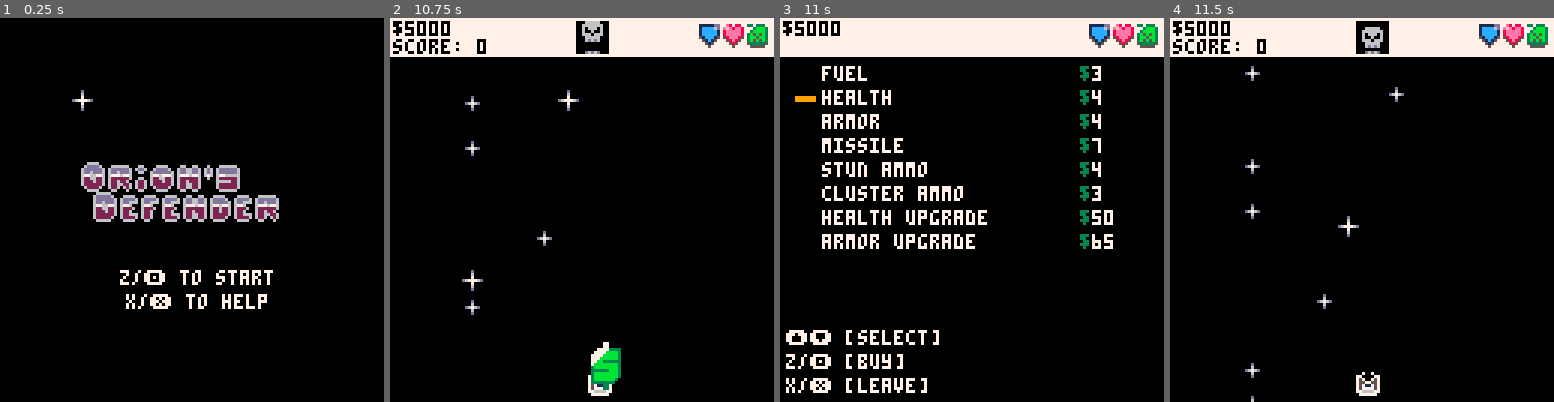
Above: before the commit, frames 1-4 (left to right).
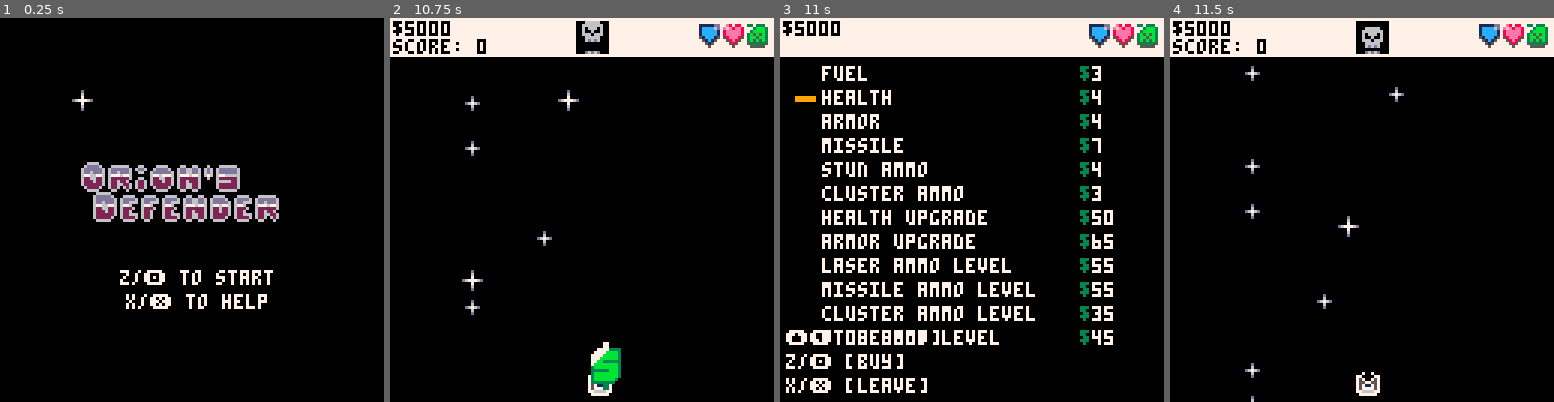
Above: after the commit, the same moments.

Repository: NinetiesPaul/Orion-s-Defender
Game: PICO-8 cartridge orionsdefender.p8
Same seed, same stepped clock (60 frames per second), same inputs: the game is played once before the commit and once after it.
Inputs:
- Up to frame 1 (0.25 s): no input
- Up to frame 2 (10.75 s): tap O (Z key) at 0.33, 0.7, 1.43, 2.22, 3.1, 3.98, 4.87, 5.75, 6.63, 7.52, 8.4, 9.28, 10.17 s; tap X (X key) at 1.07, 2.07, 2.4, 2.73, 3.07, 3.4, 3.73, 4.07, 4.4, 4.73, 5.07, 5.4, 5.73, 6.07, 6.4, 6.73, 7.07, 7.4, 7.73, 8.07, 8.4, 8.73, 9.07, 9.4, 9.73, 10.07, 10.4, 10.73 s; hold Left 1.97-2.37 s; hold Down 2.42-2.82 s; hold Right 2.87-3.53 s; hold Up 3.58-4.08 s; hold Right 4.13-4.53 s; hold Down 4.58-5.08 s; hold Left 5.13-5.8 s; hold Up 5.85-6.18 s; hold Left 6.23-6.63 s; hold Down 6.68-7.08 s; hold Right 7.13-7.8 s; hold Up 7.85-8.35 s; hold Right 8.4-8.8 s; hold Down 8.85-9.35 s; hold Left 9.4-10.07 s; hold Up 10.12-10.45 s; hold Left from 10.5 s (still down)
- Up to frame 3 (11 s): release Left at 10.9 s; hold Down from 10.95 s (still down)
- Up to frame 4 (11.5 s): tap O (Z key) at 11.05 s; tap X (X key) at 11.07, 11.4 s; release Down at 11.35 s; hold Right from 11.4 s (still down)

Frames 1-2 are identical in both runs. In frame 3, 4.0% of the frame differs, in the area x 10-87%, y 62-86%; in frame 4, nothing differs.

Commit message:
further improvements

Diff:
--- a/orionsdefender.p8
+++ b/orionsdefender.p8
@@ -52,50 +52,47 @@
 	max_armor = stat_lvl[armor_lvl]
 
 	current_ammo_mode = 1
-	current_weapon_system_lv = 1
+	current_weapon_system_lv = 3
 	special_ammo_lvls = { 4, 6, 8 }
 
 	laser_cooldown_lvls = { 75, 45, 15 }
 	laser_dmg_lvls = { 1.7, 2.4, 2.9 }
-	laser_lv = 1
-	laser_dmg = laser_dmg_lvls[laser_lv]
+	laser_lvl = 1
+	laser_dmg = laser_dmg_lvls[laser_lvl]
+	laser_cooldown_rate = laser_cooldown_lvls[laser_lvl]
 	laser_cooldown = false
 	laser_cooldown_counter = 0
-	laser_cooldown_rate = laser_cooldown_lvls[laser_lv]
 
 	missile_cooldown_lvls = { 120, 90, 75 }
 	missile_dmg_lvls = { 2.5, 3.2, 4.1 }
-	missile_lv = 1
-	missile_damage = missile_dmg_lvls[missile_lv]
+	missile_lvl = 1
+	missile_damage = missile_dmg_lvls[missile_lvl]
+	missile_cooldown_rate = missile_cooldown_lvls[missile_lvl]
 	missile_cooldown = false
 	missile_cooldown_counter = 0
-	missile_cooldown_rate = missile_cooldown_lvls[missile_lv]
-	missile_max_capacity = special_ammo_lvls[missile_lv]
 	missile_n = 2
 	missile_locked_on_enemy = null
 
 	stun_cooldown_lvls = { 100, 75, 45 }
 	stun_dmg_lvls = { 0.7, 0.9, 1.1 }
 	stun_proximity_dmg_lvs = { 0.035, 0.05, 0.075 }
-	stun_lv = 1
-	stun_damage = stun_dmg_lvls[stun_lv]
-	stun_proximity_dmg = stun_proximity_dmg_lvs[stun_lv]
+	stun_lvl = 1
+	stun_damage = stun_dmg_lvls[stun_lvl]
+	stun_proximity_dmg = stun_proximity_dmg_lvs[stun_lvl]
+	stun_cooldown_rate = stun_cooldown_lvls[stun_lvl]
 	stun_cooldown = false
 	stun_cooldown_counter = 0
-	stun_cooldown_rate = stun_cooldown_lvls[stun_lv]
-	stun_max_capacity = special_ammo_lvls[stun_lv]
 	stun_n = 4
 
 	cluster_cooldown_lvls = { 95, 70, 35 }
 	cluster_dmg_lvls = { 0.5, 0.65, 0.7 }
 	cluster_frag_dmg_lvls = { 0.85, 1.15, 1.3 }
-	cluster_lv = 1
-	cluster_damage = cluster_dmg_lvls[cluster_lv]
-	cluster_frag_damage = cluster_frag_dmg_lvls[cluster_lv]
+	cluster_lvl = 1
+	cluster_damage = cluster_dmg_lvls[cluster_lvl]
+	cluster_frag_damage = cluster_frag_dmg_lvls[cluster_lvl]
+	cluster_cooldown_rate = cluster_cooldown_lvls[cluster_lvl]
 	cluster_cooldown = false
 	cluster_cooldown_counter = 0
-	cluster_cooldown_rate = cluster_cooldown_lvls[cluster_lv]
-	cluster_max_capacity  = special_ammo_lvls[cluster_lv]
 	cluster_n = 3
 
 	player = {
@@ -109,15 +106,20 @@
 		armor_max_lvl = 3,
 		armor = max_armor,
 		max_armor = max_armor,
-		missile_lv = missile_lv,
+		missile_lvl = missile_lvl,
+		missile_max_lvl = 3,
 		missile_n = missile_n,
-		missile_max_capacity = missile_max_capacity,
-		stun_lv = stun_lv,
+		missile_max_capacity = special_ammo_lvls[missile_lvl],
+		stun_lvl = stun_lvl,
+		stun_max_lvl = 3,
 		stun_n = stun_n,
-		stun_max_capacity = stun_max_capacity,
-		cluster_lv = cluster_lv,
+		stun_max_capacity = special_ammo_lvls[stun_lvl],
+		cluster_lvl = cluster_lvl,
+		cluster_max_lvl = 3,
 		cluster_n = cluster_n,
-		cluster_max_capacity = cluster_max_capacity,
+		cluster_max_capacity = special_ammo_lvls[cluster_lvl],
+		laser_lvl = laser_lvl,
+		laser_max_lvl = 3,
 	}
 
 	random_factor = 0.95
@@ -197,21 +199,39 @@
 			shops = "civ",
 			compare_with = "armor_max_lvl",
 			enabled = true
-		},--[[
-		{
-			name = "armor_upgrade",
-			price = 65 * current_stat_armor_lvl,
-			formatted_name = "armor upgrade",
+		},
+		{
+			name = "laser_lvl",
+			price = 55 * laser_lvl,
+			formatted_name = "laser ammo level",
 			shops = "civ",
+			compare_with = "laser_max_lvl",
 			enabled = true
 		},
 		{
-			name = "laser_lv",
-			price = 55 * laser_lv,
-			formatted_name = "laser ammo level",
+			name = "missile_lvl",
+			price = 55 * missile_lvl,
+			formatted_name = "missile ammo level",
 			shops = "civ",
+			compare_with = "missile_max_lvl",
 			enabled = true
 		},
+		{
+			name = "cluster_lvl",
+			price = 35 * missile_lvl,
+			formatted_name = "cluster ammo level",
+			shops = "civ",
+			compare_with = "cluster_max_lvl",
+			enabled = true
+		},
+		{
+			name = "stun_lvl",
+			price = 45 * missile_lvl,
+			formatted_name = "stun ammo level",
+			shops = "civ",
+			compare_with = "stun_max_lvl",
+			enabled = true
+		},--[[
 		{
 			name = "current_weapon_system_lv",
 			price = 75 * current_weapon_system_lv,
@@ -389,7 +409,7 @@
 				print("main weapon system", 29, 26, 7)
 
 				print("system lv", 28, 40, 7)
-				print(laser_lv, 98, 40, 7)
+				print(player.laser_lvl, 98, 40, 7)
 				print("damage", 28, 48, 7)
 				print(laser_dmg, 90, 48, 7)
 				print("reload time", 28, 56, 7)
@@ -398,18 +418,18 @@
 				print("guided wpn system", 30, 26, 7)
 
 				print("system lv", 28, 40, 7)
-				print(missile_lv, 98, 40, 7)
+				print(player.missile_lvl, 98, 40, 7)
 				print("damage", 28, 48, 7)
 				print(missile_damage, 90, 48, 7)
 				print("reload time", 28, 56, 7)
 				print(missile_cooldown_rate, 90, 56, 7)
 				print("stockpile", 28, 64, 7)
-				print(missile_n.."/"..missile_max_capacity, 90, 64, 7)
+				print(player.missile_n.."/"..player.missile_max_capacity, 90, 64, 7)
 			elseif pause_menu_page == 6 then
 				print("cluster wpn system", 30, 26, 7)
 
 				print("system lv", 28, 40, 7)
-				print(cluster_lv, 98, 40, 7)
+				print(player.cluster_lvl, 98, 40, 7)
 				print("damage", 28, 48, 7)
 				print(cluster_damage, 90, 48, 7)
 				print("cluster dmg", 28, 56, 7)
@@ -417,12 +437,12 @@
 				print("reload time", 28, 64, 7)
 				print(cluster_cooldown_rate, 90, 64, 7)
 				print("stockpile", 28, 72, 7)
-				print(cluster_n.."/"..cluster_max_capacity, 90, 72, 7)
+				print(player.cluster_n.."/"..player.cluster_max_capacity, 90, 72, 7)
 			elseif pause_menu_page == 7 then
 				print("stun weapon system", 30, 26, 7)
 
 				print("system lv", 28, 40, 7)
-				print(stun_lv, 98, 40, 7)
+				print(player.stun_lvl, 98, 40, 7)
 				print("damage", 28, 48, 7)
 				print(stun_damage, 90, 48, 7)
 				print("prox damage", 28, 56, 7)
@@ -430,7 +450,7 @@
 				print("reload time", 28, 64, 7)
 				print(stun_cooldown_rate, 90, 64, 7)
 				print("stockpile", 28, 72, 7)
-				print(stun_n.."/"..stun_max_capacity, 90, 72, 7)
+				print(player.stun_n.."/"..player.stun_max_capacity, 90, 72, 7)
 			end
 		end
 	end
@@ -1465,15 +1485,28 @@
 				shop_last_bought = "bought " .. current_shop_item.formatted_name
 				scraps -= price
 				if current_shop_item.name == "armor_lvl" then
-					player.armor = stat_lvl[player.armor_lvl]
 					player.max_armor = stat_lvl[player.armor_lvl]
-					current_shop_item.price = player.armor_lvl * price
-					if (player[current_shop_item.name] == 3) current_shop_item.enabled = false
 				elseif current_shop_item.name == "health_lvl" then
-					player.health = stat_lvl[player.health_lvl]
 					player.max_health = stat_lvl[player.health_lvl]
-					current_shop_item.price = player.health_lvl * price
-					if (player[current_shop_item.name] == 3) current_shop_item.enabled = false
+				elseif current_shop_item.name == "laser_lvl" then
+					laser_dmg = laser_dmg_lvls[player.laser_lvl]
+					laser_cooldown_rate = laser_cooldown_lvls[player.laser_lvl]
+				elseif current_shop_item.name == "missile_lvl" then
+					missile_damage = missile_dmg_lvls[player.missile_lvl]
+					missile_cooldown_rate = missile_cooldown_lvls[player.missile_lvl]
+				elseif current_shop_item.name == "cluster_lvl" then
+					cluster_damage = cluster_dmg_lvls[player.cluster_lvl]
+					cluster_frag_damage = cluster_frag_dmg_lvls[player.cluster_lvl]
+					cluster_cooldown_rate = cluster_cooldown_lvls[player.cluster_lvl]
+				elseif current_shop_item.name == "stun_lvl" then
+					stun_damage = stun_dmg_lvls[player.stun_lvl]
+					stun_proximity_dmg = stun_proximity_dmg_lvs[player.stun_lvl]
+					stun_cooldown_rate = stun_cooldown_lvls[player.stun_lvl]
+				end
+
+				if current_shop_item.shops == "civ" then
+					current_shop_item.price = player[current_shop_item.name] * price
+					if (player[current_shop_item.name] == player[current_shop_item.compare_with]) current_shop_item.enabled = false
 				end
 			else
 				shop_last_bought = current_shop_item.formatted_name .. " at max capacity"
